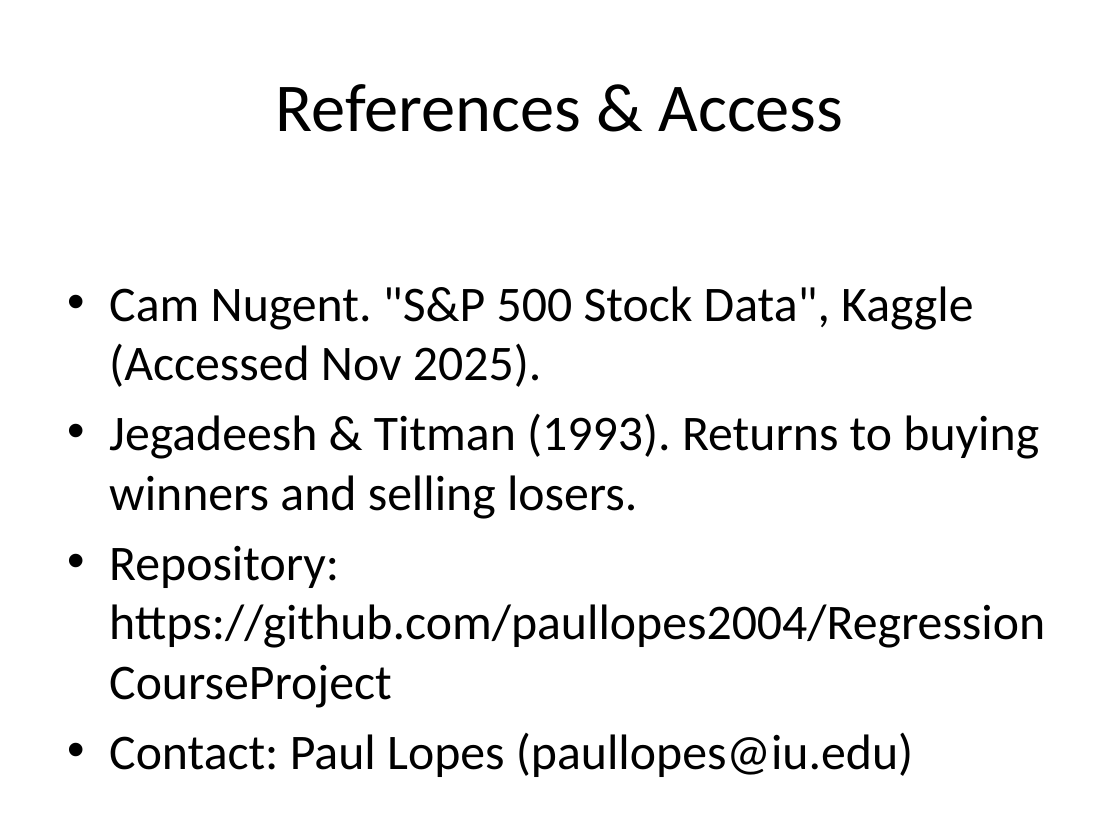
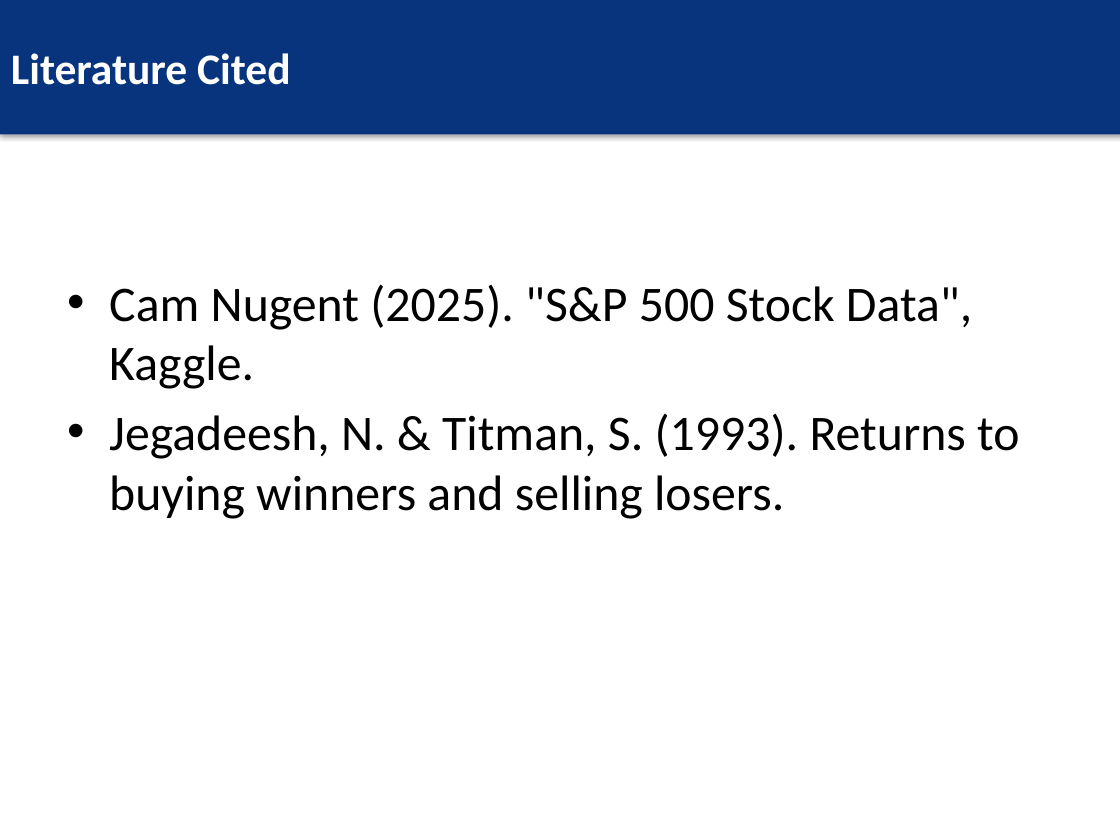
Before and after one commit to paullopes2004/RegressionCourseProject, a slide deck: slide 16 of reports/Regression_Project_Presentation.pptx (slide 15 before the commit). Drawn at 1120x840 pixels with LibreOffice and Linux fonts; fonts in the diff are those of the drawing. Boxes give left, top, right and bottom in pixels: in the first picture for what was removed or moved away, otherwise in the second. Text is boxed around its words. In the diff, an @@ line names an element or a change of style, - is before the commit and + after.

```diff
--- a/reports/Regression_Project_Presentation.pptx
+++ b/reports/Regression_Project_Presentation.pptx
@@ rectangle added at (x1=0, y1=0, x2=1120, y2=134), fill #08347D, 28 pt, text #FFFFFF, bold @@
+Literature Cited
@@ title removed at (x1=276, y1=84, x2=844, y2=132) @@
-References & Access
@@ text at (x1=109, y1=284, x2=1019, y2=519): text changed @@
-• Cam Nugent. "S&P 500 Stock Data", Kaggle (Accessed Nov 2025).
-• Jegadeesh & Titman (1993). Returns to buying winners and selling losers.
-• Repository: https://github.com/paullopes2004/RegressionCourseProject
-• Contact: Paul Lopes (paullopes@iu.edu)
+• Cam Nugent (2025). "S&P 500 Stock Data", Kaggle.
+• Jegadeesh, N. & Titman, S. (1993). Returns to buying winners and selling losers.
```
Also in this commit, not shown: 6 other slides changed, 11 slides added, 8 slides removed.
